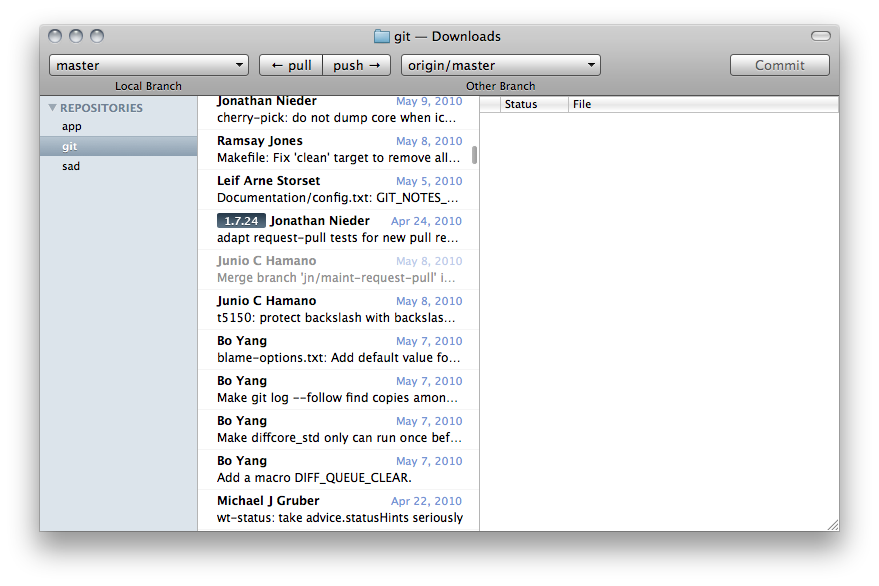
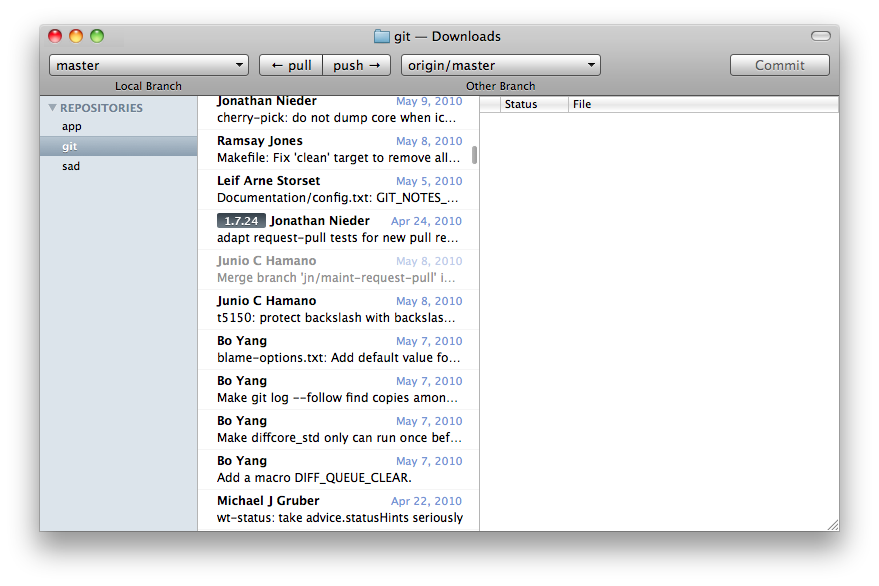
Two versions of the same layered image (879 × 586). Layer-by-layer changes:
painted on "Shape 1 copy 2" over (x1=217, y1=213, x2=266, y2=228)
painted on "Layer 0" over (x1=44, y1=29, x2=124, y2=47)
